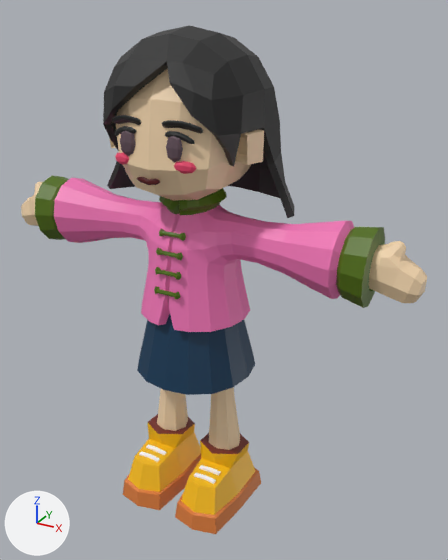
Renders of the glTF model public/models/tiramysu-ramy.glb from each side of a commit.
The view is the same before and after, from a 50 mm camera at (0.935, -1.512, 0.802) aimed at (0.065, 0.069, 0.012). Arrows for +X, +Y and +Z are at lower left; the lights stay in place. Where no turn or scale is listed for an object, it has been applied to the vertices. Vertices at the same position are counted once.

Names of what the first picture shows: 'Coat', 'Cube.002', 'Cube.003', 'Cube.004', 'Facial Features', 'Frog Buttons', 'Hair', 'Head', 'Limbs', 'Plane.002', 'Plane.003', 'Shoelaces', 'Shoes', 'Skirt'.
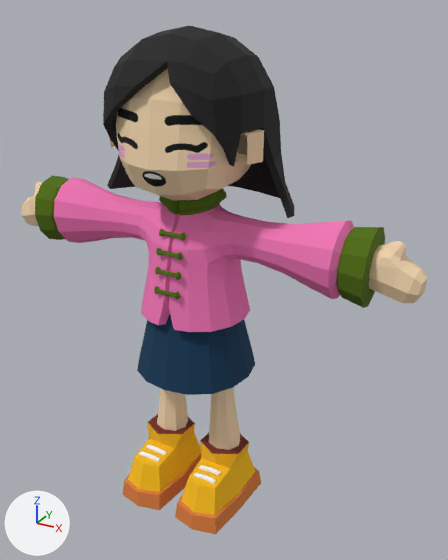
Edits to the bpy script that builds the scene:
```text
Add img_tiramysu_facetex:
    img_tiramysu_facetex = load_image('tiramysu-facetex', '_unpacked/tiramysu-facetex', 1024, 1024, 'sRGB')
Change mat_base_color:
    mat_base_color.roughness: 0.5 -> 1.0
Add mat_face_tex:
    mat_face_tex = principled_material('Face Tex')
    mat_face_tex.texture = img_tiramysu_facetex
    mat_face_tex.roughness = 1.0
Change me_cube_001:
    where me_cube_001.from_pydata(...)  # 114 vertices, 224 faces; spans x -0.236..0.236, y -0.217..0.205, z -0.221..0.191
    used by ob_head; location = (0.0, 0.0, 0.526)
    me_cube_001 part 1: 52 kept faces spanning x -0.211..0.211, y -0.217..0.191, z -0.217..0.134 get new texture (UV) coordinates
    me_cube_001 part 2: 48 faces spanning x -0.179..0.179, y -0.217..0.191, z -0.217..0.134 switch from mat_base_color (picture img_palette) to mat_face_tex (picture img_tiramysu_facetex)
Remove ob_facial_features:
    ob_facial_features = bpy.data.objects.new('Facial Features', me_plane_001)
    ob_facial_features.location = (0.0, -0.218, 0.384)
Remove ob_plane_002:
    ob_plane_002 = bpy.data.objects.new('Plane.002', me_plane_002)
    ob_plane_002.location = (0.084, -0.203, 0.505)
Remove ob_plane_003:
    ob_plane_003 = bpy.data.objects.new('Plane.003', me_plane_003)
    ob_plane_003.location = (0.079, -0.207, 0.48)
```

Location of each change, [x1, y1, x2, y2] in pixels of the pictures (448 x 560 px):
'Coat', surface changed: [35, 176, 385, 332] in both
'Hair', surface changed (grey to black): [103, 25, 294, 214] in both
'Head', surface changed: [115, 68, 264, 200] in both
'Shoes', surface changed (orange to brown): [127, 418, 261, 519] in both
'Skirt', surface changed: [152, 320, 255, 388] in both
'Plane.003', deleted: before [112, 115, 203, 174]
'Plane.002', deleted: before [115, 126, 195, 144]
'Cube.004', surface changed: [159, 229, 186, 239] in both
'Cube.003', surface changed: [156, 248, 183, 259] in both
'Facial Features', deleted: before [137, 177, 160, 185]
part 1 of me_cube_001, surface changed: [238, 137, 247, 155] in both
part 2 of me_cube_001, recoloured: [116, 98, 230, 200] in both
